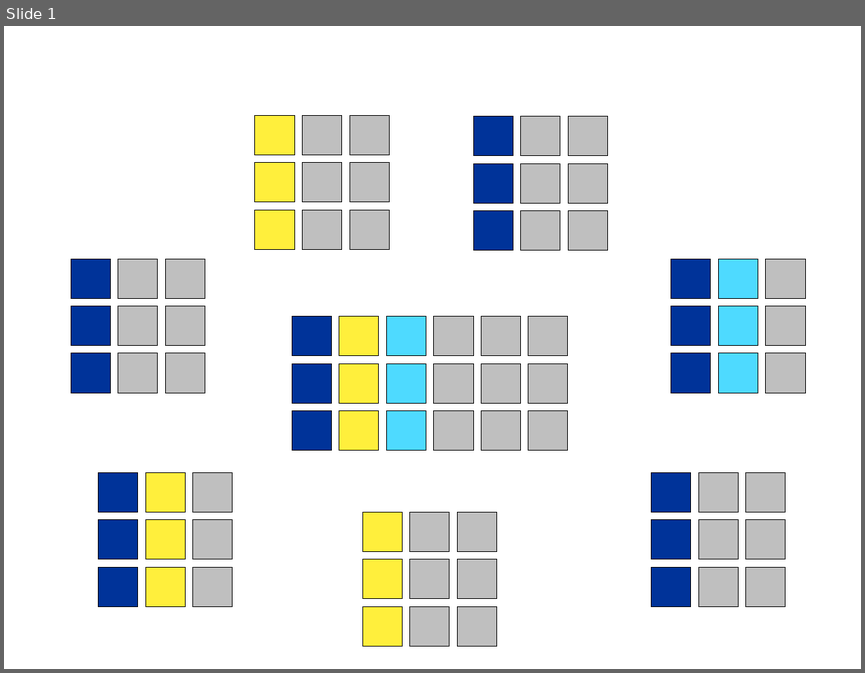
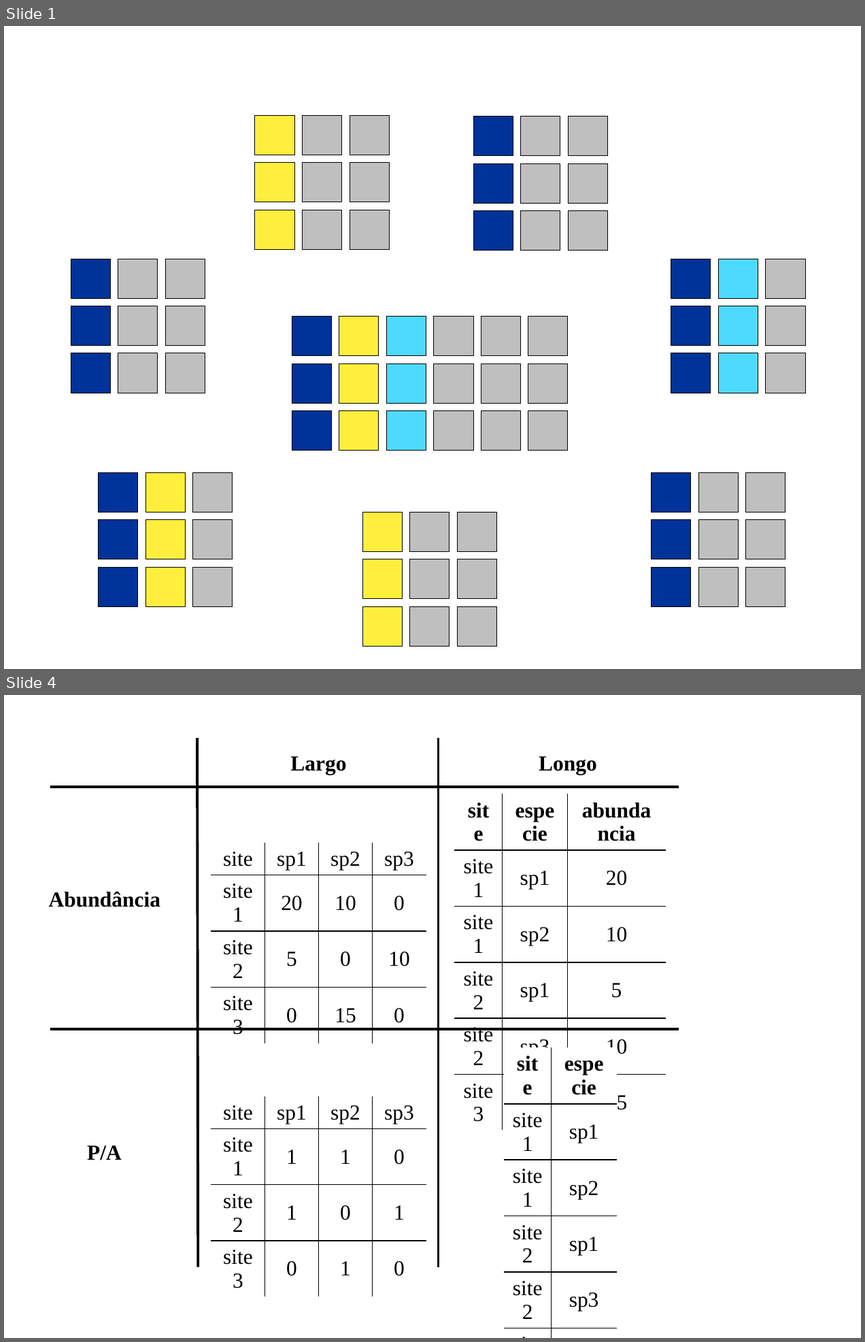
Before and after one commit to nacmarino/compartilhaR, a slide deck: 97 - imagens/figuras.pptx. Shown one above the other, each under a label of ours: slide 1 before the commit, slides 1 and 4 after it; the slides between them are not shown. The pictures are 865x673 and 865x1342 pixels, drawn with LibreOffice and Linux fonts; fonts in the diff are those of the drawing. Boxes give left, top, right and bottom in pixels: in the first picture for what was removed or moved away, otherwise in the second. Text is boxed around its words. In the diff, an @@ line names an element or a change of style, - is before the commit and + after.

```diff
--- a/97 - imagens/figuras.pptx
+++ b/97 - imagens/figuras.pptx
@@ slide 4 added at [4,695,861,1338], background #FFFFFF @@
@@ line added from (197, 738) to (198, 1266), #000000 2.25 pt @@
@@ line added from (439, 738) to (439, 1266), #000000 2.25 pt @@
@@ text added at [290,756,346,775], 18 pt, text #000000, bold @@
+Largo
@@ text added at [538,756,597,775], 18 pt, text #000000, bold @@
+Longo
@@ line added from (50, 787) to (679, 787), #000000 2.25 pt @@
@@ table added at [455,794,664,1113], 6 rows, 3 columns @@
+site | especie | abundancia
+site1 | sp1 | 20
+site1 | sp2 | 10
+site2 | sp1 | 5
+site2 | sp3 | 10
+site3 | sp2 | 15
@@ table added at [211,843,427,1025], 4 rows, 4 columns @@
+site | sp1 | sp2 | sp3
+site1 | 20 | 10 | 0
+site2 | 5 | 0 | 10
+site3 | 0 | 15 | 0
@@ text added at [49,891,160,907], 18 pt, text #000000, bold @@
+Abundância
@@ line added from (50, 1028) to (679, 1028), #000000 2.25 pt @@
@@ table added at [504,1047,616,1314], 6 rows, 2 columns @@
+site | especie
+site1 | sp1
+site1 | sp2
+site2 | sp1
+site2 | sp3
+site3 | sp2
@@ table added at [211,1096,427,1278], 4 rows, 4 columns @@
+site | sp1 | sp2 | sp3
+site1 | 1 | 1 | 0
+site2 | 1 | 0 | 1
+site3 | 0 | 1 | 0
@@ text added at [87,1145,122,1160], 18 pt, text #000000, bold @@
+P/A
```
Also in this commit, not shown: 2 other slides added, 3 other files.
